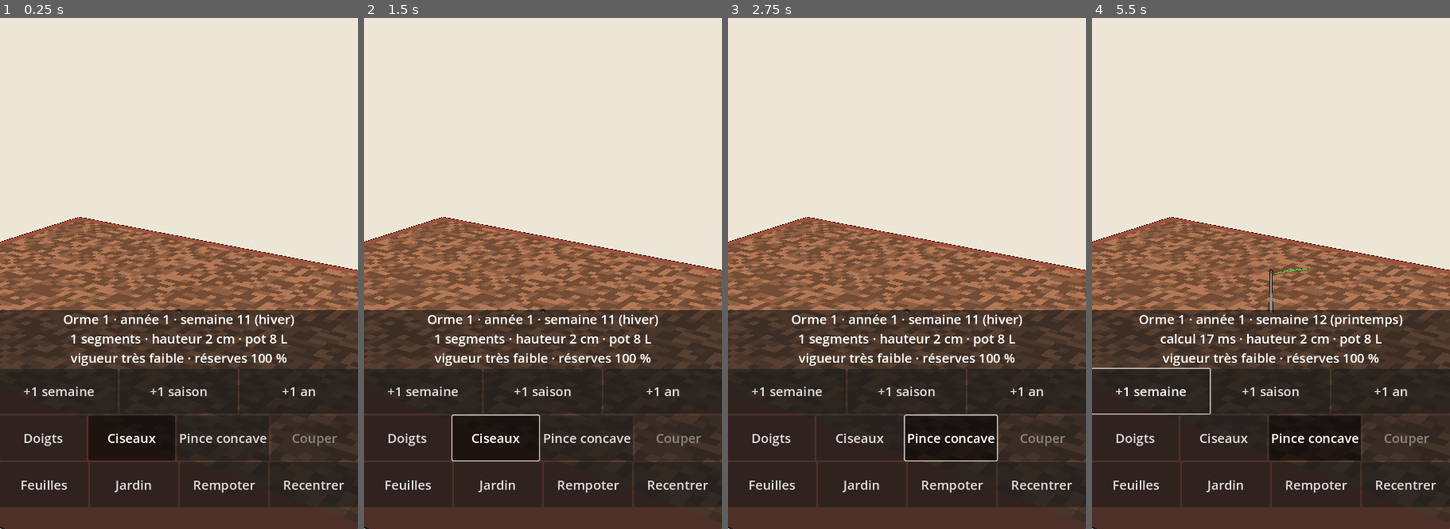
Above: before the commit, frames 1-4 (left to right).
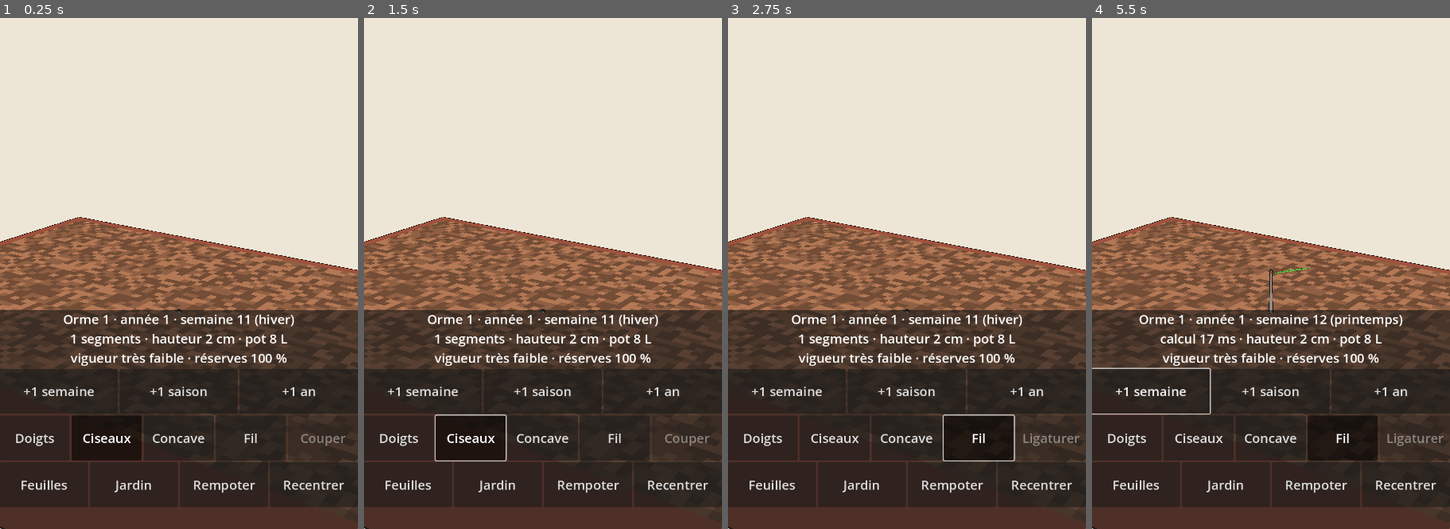
Above: after the commit, the same moments.

Repository: Ankool29/bonzai
Game: Godot game, scene res://scenes/main.tscn
Same seed, same stepped clock (60 frames per second), same inputs: the game is played once before the commit and once after it.
Inputs (mouse positions are in pixels of both pictures, inside the frame that each line leads up to):
- Up to frame 1 (0.25 s): no input
- Up to frame 2 (1.5 s): click "Doigts" at 0.5 s; click "Ciseaux" at 1.25 s
- Up to frame 3 (2.75 s): click (949, 437) at 2 s, where only the run before the commit has a clickable "Pince concave"
- Up to frame 4 (5.5 s): click (1271, 437) at 2.75 s, where only the run after the commit has a clickable "Concave"; click (1342, 437) at 3.5 s, where only the run after the commit has a clickable "Fil"; click "+1 semaine" at 4.25 s; tap Enter at 5 s; move the mouse to (1349, 176) at 5.02 s; click (1349, 176) at 5.17 s

The runs differ from the first frame. In frame 1, 1.0% of the frame differs, in the area x 4-97%, y 77-87%; in frame 2, 1.1%; in frame 3, 1.5%, in the area x 4-99%, y 77-87%; in frame 4, 1.4%.

Commit message:
Étape 19 : ligature (fil, pliage, limite et fêlure, prise, morsure, marques)
Co-Authored-By: Claude Opus 5.5 <noreply@anthropic.com>
Claude-Session: https://claude.ai/code/session_01MAppfJEzF7Td7hJP7q14tM

Diff:
--- a/scripts/main.gd
+++ b/scripts/main.gd
@@ -20,9 +20,11 @@
 var target := Vector3(0, 0.05, 0)
 var axis: Array[int] = []    # branche sélectionnée, de sa base à sa pointe
 var cut_k := -1                # entre-nœud de l'axe où passe la coupe (juste au-dessus du nœud d'en dessous)
-var tool := 1                  # 0 : doigts (pinçage), 1 : ciseaux, 2 : pince concave
+var tool := 1                  # 0 : doigts (pinçage), 1 : ciseaux, 2 : pince concave, 3 : fil (ligature)
 var tool_btns: Array[Button] = []
 var dragging_cut := false
+var dragging_bend := false      # outil fil : on plie la branche ligaturée en glissant depuis le repère
+var bend_q := Quaternion.IDENTITY
 var overlay := MeshInstance3D.new()  # repère de coupe et bourgeons
 var msg: Label
 var msg_until := 0
@@ -173,12 +175,12 @@
 	_button(row1, "+1 an", func(): _advance(52))
 	var row2 := HBoxContainer.new()
 	box.add_child(row2)
-	for k in 3:
-		var b := _button(row2, ["Doigts", "Ciseaux", "Pince concave"][k], _set_tool.bind(k))
+	for k in 4:
+		var b := _button(row2, ["Doigts", "Ciseaux", "Concave", "Fil"][k], _set_tool.bind(k))
 		b.toggle_mode = true
 		tool_btns.append(b)
 	_set_tool(tool)
-	cut_btn = _button(row2, "Couper", _cut)
+	cut_btn = _button(row2, "Couper", _act)
 	var row3 := HBoxContainer.new()
 	box.add_child(row3)
 	_button(row3, "Feuilles", _toggle_leaves)
@@ -406,6 +408,32 @@
 	tool = k
 	for i in tool_btns.size():
 		tool_btns[i].set_pressed_no_signal(i == k)
+	_update_act()
+
+
+## Bouton d'action : couper, ou avec le fil, ligaturer / déligaturer la branche sélectionnée.
+func _update_act() -> void:
+	if cut_btn == null:
+		return
+	cut_btn.disabled = cut_k < 0
+	if tool != 3:
+		cut_btn.text = "Couper"
+	else:
+		cut_btn.text = "Déligaturer" if cut_k >= 0 and sim.segs[axis[cut_k]].wire > 0 else "Ligaturer"
+
+
+func _act() -> void:
+	if tool != 3:
+		_cut()
+		return
+	if _busy() or cut_k < 0:
+		return
+	var i := axis[cut_k]
+	var id := sim.segs[i].wire
+	_say(sim.remove_wire(id) if id > 0 else sim.add_wire(i) + " Glisse depuis le repère jaune pour plier.")
+	garden.save_tree(garden.current)
+	layout = sim.layout
+	_refresh()
 
 
 ## Coupe à l'endroit du repère avec l'outil choisi ; le jeu refuse un outil inadapté.
@@ -457,7 +485,7 @@
 	anim_t1 = sim.week
 	_show(TreeMesh.build(sim, hl, sim.week, sim.week, show_leaves))
 	_set_time(sim.week)
-	cut_btn.disabled = cut_k < 0
+	_update_act()
 	_info(sim.week)
 	_draw_overlay()
 	_update_cam()
@@ -483,6 +511,8 @@
 	var extra := "calcul %d ms" % calc_ms if calc_ms > 0 else "%d segments" % sim.segs.size()
 	var v := sim.last_vigor
 	var vig := "forte" if v >= 2.0 else ("bonne" if v >= 1.0 else ("faible" if v >= 0.5 else "très faible"))
+	if cut_k >= 0 and sim.segs[axis[cut_k]].wire > 0:
+		extra += " · " + sim.wire_state(sim.segs[axis[cut_k]].wire)
 	var state := "mort" if sim.segs[0].dry else "vigueur %s · réserves %d %%" % [vig, roundi(minf(sim.health(), 1.5) * 100.0)]
 	if sim.segs[0].count > 0.85 * sim.capacity:
 		state += "\nlimite de rameaux du jeu atteinte : éclaircir pour relancer"
@@ -510,8 +540,11 @@
 			if touches.size() == 1:
 				tap_start = ev.position
 				tap_moved = false
-				# doigt posé sur le repère de coupe : on le fait glisser le long de la branche
-				dragging_cut = cut_k >= 0 and _cut_screen_pos().distance_to(ev.position) < 45.0 * ui_scale
+				# doigt posé sur le repère : on le fait glisser le long de la branche, ou on plie la branche ligaturée
+				var on_mark := cut_k >= 0 and _cut_screen_pos().distance_to(ev.position) < 45.0 * ui_scale
+				dragging_bend = on_mark and tool == 3 and sim.segs[axis[cut_k]].wire > 0
+				dragging_cut = on_mark and not dragging_bend
+				bend_q = Quaternion.IDENTITY
 			else:
 				tap_moved = true
 				pinch = _pinch_len()
@@ -519,6 +552,19 @@
 				mid = (p[0] + p[1]) * 0.5
 		elif touches.has(ev.index):
 			touches.erase(ev.index)
+			if dragging_bend and touches.is_empty():
+				dragging_bend = false
+				var ang := bend_q.get_angle()
+				if ang > 0.01:
+					var m := sim.bend(sim.segs[axis[cut_k]].wire, bend_q.get_axis(), ang)
+					if m != "":
+						_say(m)
+					garden.save_tree(garden.current)
+					if m.begins_with("Crac"):
+						_clear_cut()  # la branche a cassé : les indices ont changé
+					layout = sim.layout
+				_refresh()
+				return
 			if dragging_cut and touches.is_empty():
 				dragging_cut = false
 				if tap_moved:
@@ -539,7 +585,17 @@
 		touches[ev.index] = ev.position
 		if ev.position.distance_to(tap_start) > 12.0 * ui_scale:
 			tap_moved = true
-		if touches.size() == 1 and dragging_cut:
+		if touches.size() == 1 and dragging_bend:
+			# glisser vers un côté de l'écran plie la branche de ce côté
+			var bas := cam.global_transform.basis
+			var drag: Vector3 = bas.x * ev.relative.x - bas.y * ev.relative.y
+			var ch := sim.wire_segs(sim.segs[axis[cut_k]].wire)
+			var bdir := (sim.segs[ch[-1]].end - sim.segs[ch[0]].start).normalized()
+			var ax := bdir.cross(drag)
+			if ax.length() > 0.0001:
+				bend_q = Quaternion(ax.normalized(), ev.relative.length() * 0.006) * bend_q
+			_draw_overlay()
+		elif touches.size() == 1 and dragging_cut:
 			_move_cut(ev.position)
 		elif touches.size() == 1 and tap_moved:
 			yaw -= ev.relative.x * 0.008
@@ -651,6 +707,14 @@
 		im.surface_add_vertex(c.start - v * r)
 		im.surface_set_color(Color(1.0, 0.85, 0.1))
 		im.surface_add_vertex(c.start + v * r)
+	if dragging_bend:  # aperçu du pliage (orange), pivot à la base du fil
+		var ch := sim.wire_segs(c.wire)
+		var pivot := sim.segs[ch[0]].start
+		for k in sim.subtree(ch[0]):
+			var s := sim.segs[k]
+			for p in [s.start, s.end]:
+				im.surface_set_color(Color(1.0, 0.55, 0.1))
+				im.surface_add_vertex(pivot + bend_q * (p - pivot))
 	if dragging_cut:
 		for k in sim.subtree(axis[cut_k]):
 			var s := sim.segs[k]
--- a/scripts/tree_mesh.gd
+++ b/scripts/tree_mesh.gd
@@ -36,6 +36,7 @@
 var lverts := PackedVector3Array()  # feuilles
 var lnorms := PackedVector3Array()
 var lcols := PackedColorArray()
+var wire_phase := {}  # angle de la spirale du fil au bout de chaque entre-nœud (continuité d'un entre-nœud à l'autre)
 var lanim := [Vector4.ZERO, Vector3.ZERO]  # dates et point d'attache de la feuille en cours
 
 
@@ -130,6 +131,8 @@
 						_foliage(s, false, marked.has(i), -0.6, 0.55, spring)
 		if not s.dry and seg_f[i] >= 1.0 and t - s.born < 156.0:
 			_buds(s)
+		if seg_f[i] > 0.0 and (s.wire > 0 or s.mark > 0.05):
+			_wire_helix(i, s)
 		if s.wound_r > 0.0:
 			_wound(s)
 	if n > 0:
@@ -287,6 +290,44 @@
 		_bud(s.end, axis, sim.bud_size * (1.0 if sim.whorl > 0 else 1.2), born)
 
 
+## Fil de ligature en spirale à 45° autour de l'entre-nœud (aluminium, cuivre pour le pin), d'un tiers du
+## diamètre de la branche, qui s'enfonce quand il mord ; après son retrait, marque sombre dans l'écorce.
+func _wire_helix(i: int, s: TreeSim.Seg) -> void:
+	var d := s.end - s.start
+	var l := d.length()
+	if l < 0.00001:
+		return
+	var wr := maxf(0.0002, s.radius / 3.0)
+	var col: Color = (Color(0.72, 0.42, 0.22) if sim.whorl > 0 else Color(0.72, 0.72, 0.74)) if s.wire > 0 \
+			else sim.bark_colors[3]
+	var rad := s.radius + wr * (1.0 - 0.7 * s.mark) if s.wire > 0 else s.radius
+	if s.wire == 0:
+		wr *= 0.5 * s.mark
+	var dn := d / l
+	var a := _perp(dn)
+	var b := dn.cross(a)
+	var ph: float = wire_phase.get(s.parent, 0.0)
+	var turns := l / (TAU * rad)  # 45° : un tour par longueur de circonférence
+	var n := maxi(3, ceili(turns * 8.0))
+	var a0 := Vector4(-1000.0, 1.0, 1.0, -1.0)
+	sides = 4
+	var prev := -1
+	var pc := Vector3.ZERO
+	for q in n + 1:
+		var ang := ph + TAU * turns * q / n
+		var c := s.start + d * (float(q) / n) + (a * cos(ang) + b * sin(ang)) * rad
+		var tg := (c - pc).normalized() if q > 0 else dn
+		var cur := _ring(c, tg, _perp(tg), wr, 0.0, col, 0.0, a0, Vector4.ZERO)
+		if prev < 0:
+			_cap(cur, c - tg * wr, false)
+		else:
+			_join(prev, cur)
+		prev = cur
+		pc = c
+	_cap(prev, pc + dn * wr, true)
+	wire_phase[i] = ph + TAU * turns
+
+
 ## Bourgeon ovale (base, ventre, pointe), couleur unie de l'espèce, contour compris.
 func _bud(p: Vector3, d: Vector3, l: float, born: float) -> void:
 	var a0 := Vector4(born, 1.0, 1.0, -1.0)
--- a/scripts/tree_sim.gd
+++ b/scripts/tree_sim.gd
@@ -37,6 +37,9 @@
 	var leaf_k := 1.0        # place dans sa pousse (0 : base, 1 : bout) ; les feuilles grandissent vers le bout
 	var needle := 1.0        # pin : longueur relative des aiguilles (0 : base nue de la chandelle, couronne)
 	var forced := false      # pin : bourgeon né d'une coupe de chandelle, part même s'il est faible
+	var wire := 0            # fil posé (identifiant dans TreeSim.wires), 0 : aucun
+	var mark := 0.0          # marque laissée par un fil qui a mordu (0 à 1), s'efface avec les cernes
+	var crack := false       # fêlée en pliant : une chance sur deux de dépérir à la fin de l'été
 	# recalculés à chaque poussée
 	var light := 0.0
 	var count := 0
@@ -111,6 +114,11 @@
 var pot_volume := 8.0         # litres
 var low_years := 0            # années de suite à bout de réserves
 var last_vigor := 0.0         # vigueur moyenne des pousses de la dernière poussée
+# Ligature (étape 19) : id -> {need, done, over, angle, raffia, bends: [[axe, angle]...]}
+var wires := {}
+var next_wire := 1
+const WIRE_SEGS := 6            # entre-nœuds couverts par un fil
+const WIRE_GRACE := 6           # semaines de pousse après la prise avant que le fil morde
 var _vsum := 0.0
 var _vn := 0
 const ROOTS_PER_LITRE := 40.0  # lumière qu'un litre de pot peut alimenter (8 L : arbre d'environ 75 cm à 8 ans)
@@ -202,7 +210,135 @@
 		_dieback()
 	if w == 0:
 		_end_of_year()
-
+	_wires_week(w)
+
+
+## Pose un fil sur l'entre-nœud i et les suivants de son axe (WIRE_SEGS au plus). Raphia sur les
+## branches de plus de 5 mm. Renvoie un message.
+func add_wire(i: int) -> String:
+	if segs[i].wire > 0:
+		return "Déjà ligaturée."
+	if segs[i].dry:
+		return "On ne ligature pas le bois mort."
+	var id := next_wire
+	next_wire += 1
+	var r := segs[i].radius
+	var pliant := whorl > 0  # pin : bois souple, mais prend la forme lentement
+	wires[id] = {"need": (40.0 if pliant else 12.0) * clampf(sqrt(r / 0.0015), 0.7, 3.0), "done": 0.0,
+			"over": 0, "angle": 0.0, "raffia": r > 0.0025, "bends": []}
+	var k := i
+	for n in WIRE_SEGS:
+		if k < 0 or segs[k].dry or segs[k].wire > 0:
+			break
+		segs[k].wire = id
+		k = segs[k].main_child
+	return "Ligaturée avec raphia (branche épaisse)." if wires[id]["raffia"] else "Ligaturée."
+
+
+## Entre-nœuds d'un fil, de la base vers la pointe (un parent est toujours avant ses enfants).
+func wire_segs(id: int) -> Array[int]:
+	var out: Array[int] = []
+	for i in segs.size():
+		if segs[i].wire == id:
+			out.append(i)
+	return out
+
+
+## Retire le fil ; si la branche n'a pas encore pris sa forme, elle revient en partie en arrière.
+func remove_wire(id: int) -> String:
+	if not wires.has(id):
+		return ""
+	var w: Dictionary = wires[id]
+	var back: float = 1.0 - clampf(w["done"] / w["need"], 0.0, 1.0)
+	var ch := wire_segs(id)
+	if back > 0.0 and not ch.is_empty():
+		var bends: Array = w["bends"]
+		for b in range(bends.size() - 1, -1, -1):
+			_bend_chain(ch, bends[b][0], -bends[b][1] * back)
+	for i in ch:
+		segs[i].wire = 0
+	wires.erase(id)
+	if back > 0.6:
+		return "Fil retiré trop tôt : la branche revient presque entièrement."
+	if back > 0.0:
+		return "Fil retiré un peu tôt : la branche revient de %d %%." % roundi(back * 100.0)
+	return "Fil retiré : la branche garde sa forme."
+
+
+## Plie la branche ligaturée : angle (radians) autour de l'axe donné, réparti sur les entre-nœuds du fil.
+## Au-delà de la limite de la branche, elle se fêle ; bien au-delà, elle casse.
+func bend(id: int, axis: Vector3, angle: float) -> String:
+	var ch := wire_segs(id)
+	if ch.is_empty() or absf(angle) < 0.001:
+		return ""
+	var w: Dictionary = wires[id]
+	var r := segs[ch[0]].radius
+	# rameau de 1,5 mm : 60° par entre-nœud ; plus épais, beaucoup moins ; pin plus souple ; raphia +50 %
+	var lim := deg_to_rad(60.0) * clampf(0.0015 / r, 0.1, 2.0) * ch.size()
+	lim *= (1.3 if whorl > 0 else 1.0) * (1.5 if w["raffia"] else 1.0)
+	var total: float = w["angle"] + absf(angle)
+	if total > lim * 1.25 and ch[0] > 0:
+		for i in ch:
+			segs[i].wire = 0
+		wires.erase(id)
+		prune(ch[0], true)
+		return "Crac ! La branche a cassé."
+	_bend_chain(ch, axis, angle)
+	w["angle"] = total
+	w["bends"].append([axis, angle])
+	if total > lim:
+		for i in ch:
+			segs[i].crack = true
+		return "La branche s'est fêlée : elle risque de dépérir."
+	if total > lim * 0.8:
+		return "La branche approche de sa limite."
+	return ""
+
+
+## Fait tourner chaque entre-nœud de la chaîne (et tout ce qu'il porte) d'une part égale de l'angle,
+## autour de sa base : la courbure se répartit le long du fil.
+func _bend_chain(ch: Array[int], axis: Vector3, angle: float) -> void:
+	var a := angle / ch.size()
+	var ax := axis.normalized()
+	for i in ch:
+		var pivot := segs[i].start
+		for k in subtree(i):
+			var s := segs[k]
+			s.start = pivot + (s.start - pivot).rotated(ax, a)
+			s.end = pivot + (s.end - pivot).rotated(ax, a)
+			s.lat_dir = s.lat_dir.rotated(ax, a)
+			s.wound_dir = s.wound_dir.rotated(ax, a)
+	layout += 1
+
+
+## Chaque semaine de pousse, le fil fait prendre la forme ; une fois prise, au-delà de WIRE_GRACE semaines,
+## il mord l'écorce de plus en plus.
+func _wires_week(w: int) -> void:
+	if wires.is_empty() or w < 14 or w > 40:
+		return
+	var biting := []
+	for id in wires:
+		var d: Dictionary = wires[id]
+		d["done"] += 1.0
+		if d["done"] >= d["need"]:
+			d["over"] += 1
+			if d["over"] > WIRE_GRACE:
+				biting.append(id)
+	if not biting.is_empty():
+		for s in segs:
+			if s.wire in biting:
+				s.mark = minf(1.0, s.mark + 0.08)
+
+
+## État du fil pour l'affichage : prise en %, et s'il mord.
+func wire_state(id: int) -> String:
+	if not wires.has(id):
+		return ""
+	var d: Dictionary = wires[id]
+	var txt := "fil : forme prise à %d %%" % roundi(clampf(d["done"] / d["need"], 0.0, 1.0) * 100.0)
+	if d["over"] > WIRE_GRACE:
+		txt += " · le fil mord !"
+	return txt
 
 ## Réserves rapportées aux racines : 1 = pleine santé, < 0,25 = épuisé.
 func health() -> float:
@@ -332,6 +468,8 @@
 	for s in segs:
 		s.release = 1.0
 		s.forced = false
+		if s.wire == 0 and s.mark > 0.0:
+			s.mark = maxf(0.0, s.mark - 0.3)  # les cernes recouvrent peu à peu la marque du fil
 		if fork and s.term_bud and s.lat_bud and not s.dry:
 			s.term_bud = false
 		if sympodial and s.term_bud and s.lat_bud and not s.dry:
@@ -419,6 +557,15 @@
 		var s := segs[i]
 		if s.dry:
 			continue
+		if s.crack:  # branche fêlée en pliant : guérit ou meurt
+			s.crack = false
+			if rng.randf() < 0.5:
+				for k in subtree(i):
+					segs[k].dry = true
+					segs[k].term_bud = false
+					segs[k].lat_bud = false
+					segs[k].dry_week = week
+				continue
 		if s.light < shed_ratio * leaf_area * s.count:
 			s.weak += 1
 			if s.weak >= 2:
Not shown, changed: CLAUDE.md
Not shown, changed: docs/A_CORRIGER.md
Not shown, added: docs/ETAPE19.md
